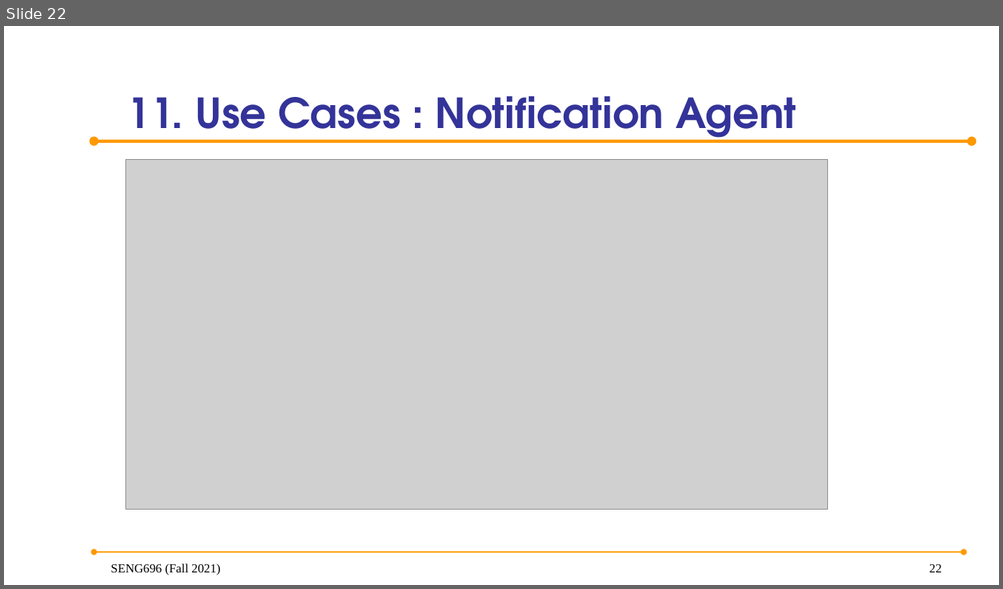
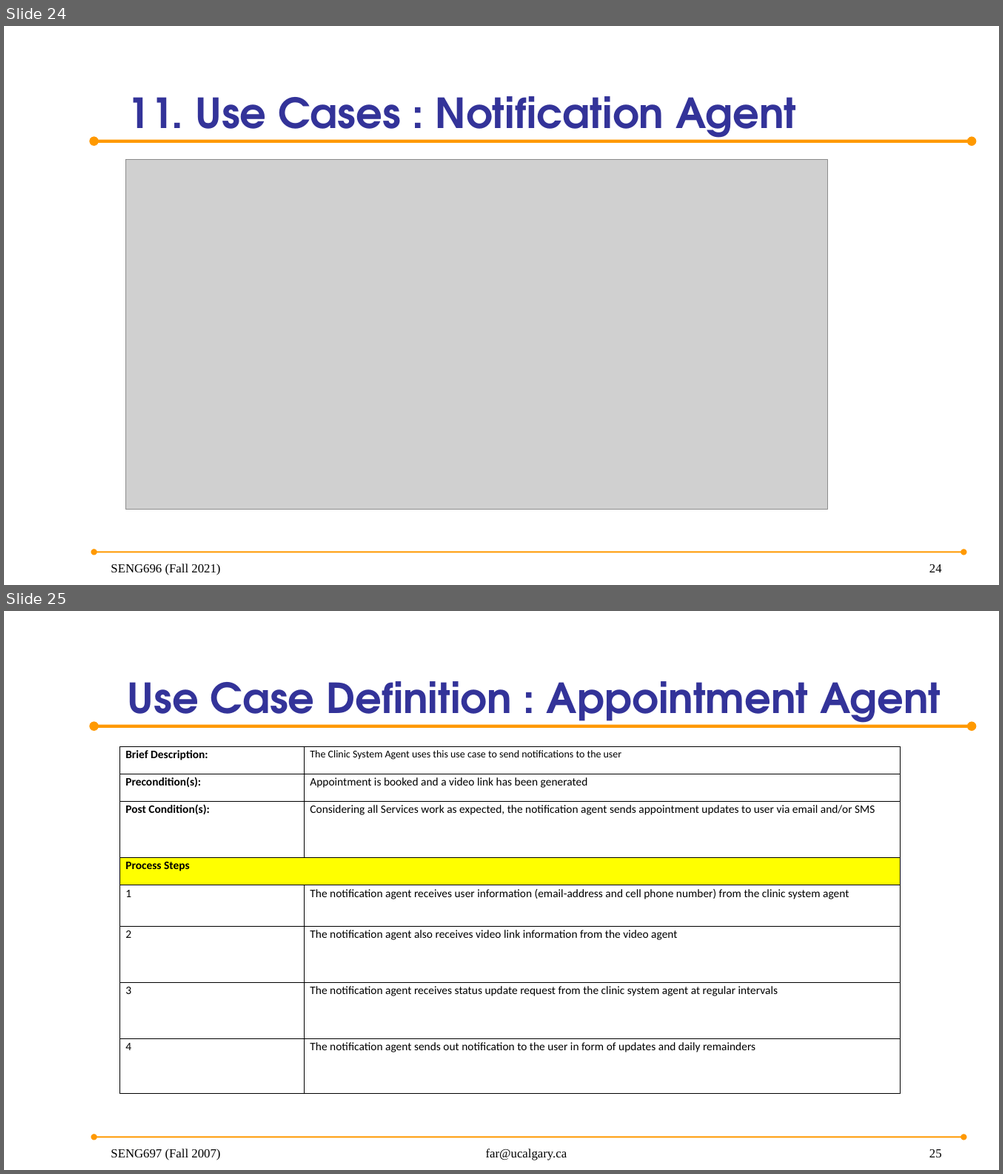
Before and after one commit to anish30145784/SENG696_GroupD, a slide deck: GroupD_ProjectPresentation.pptx. Shown one above the other, each under a label of ours: slide 22 before the commit, slides 24 and 25 after it. The pictures are 1003x589 and 1003x1174 pixels, drawn with LibreOffice and Linux fonts; fonts in the diff are those of the drawing; grey boxes stand for pictures; background and template pictures are left out. Boxes give left, top, right and bottom in pixels: in the first picture for what was removed or moved away, otherwise in the second. Text is boxed around its words. In the diff, an @@ line names an element or a change of style, - is before the commit and + after.

Commit message:
Added Use Case Definations for Assignment 2

```diff
--- a/GroupD_ProjectPresentation.pptx
+++ b/GroupD_ProjectPresentation.pptx
@@ slide 25 added at (4,611,999,1170), background picture (left out); not listed: 2 template elements that a slide beside it also shows @@
@@ title added at (128,681,940,728), 40 pt, text #333399, bold @@
+Use Case Definition : Appointment Agent
@@ table added at (120,747,900,1094), 8 rows, 2 columns @@
+Brief Description: | The Clinic System Agent uses this use case to send notifications to the user
+Precondition(s): | Appointment is booked and a video link has been generated
+Post Condition(s): | Considering all Services work as expected, the notification agent sends appointment updates to user via email and/or SMS
+Process Steps | 
+1 | The notification agent receives user information (email-address and cell phone number) from the clinic system agent
+2 | The notification agent also receives video link information from the video agent
+3 | The notification agent receives status update request from the clinic system agent at regular intervals
+4 | The notification agent sends out notification to the user in form of updates and daily remainders
@@ text added at (111,1149,220,1161), 12 pt, text #000000 @@
+SENG697 (Fall 2007)
@@ text added at (486,1149,567,1161), 12 pt, text #000000 @@
+far@ucalgary.ca
@@ page number added at (929,1150,942,1158), 12 pt, text #000000 @@
+25
@@ what was slide 22 is now slide 24 @@
@@ page number at (929,565,942,573): text changed @@
-22
+24
```
Also in this commit, not shown: 3 other slides added, 3 other files.
